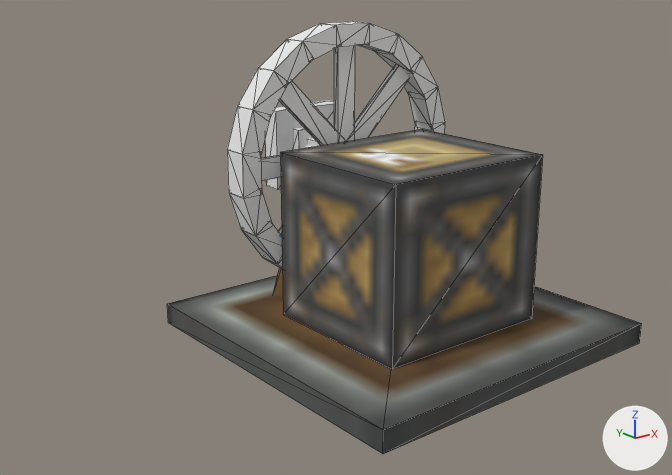
One commit to the OBJ model src/main/resources/assets/projectsteam_crafting/objmodels/spinning_wheel.obj: the scene before it, then after it.
One viewpoint serves both versions: a 50 mm lens placed at (-1.265, -2.409, 1.11), pointed at (0.361, -0.377, 0.297). Arrows for +X, +Y and +Z are at lower right; the lights stay in place. Mesh edges are drawn as thin lines. Where no turn or scale is listed for an object, it has been applied to the vertices. Vertices at the same position are counted once.

The first picture shows 'base', 'wheel'.
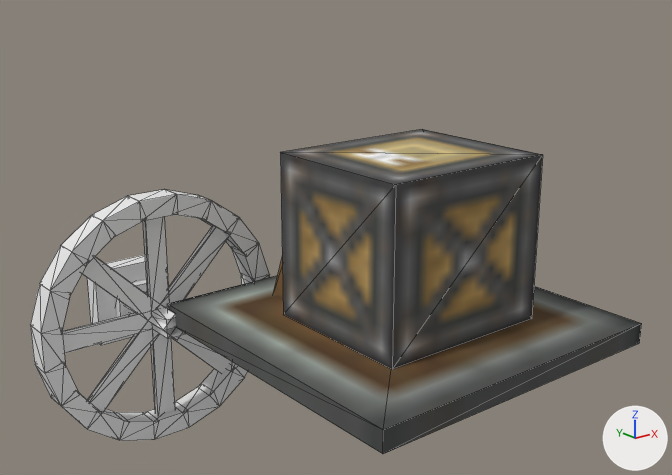
Location of each change, (x1, y1, x2, y2) in pixels of the pictures (672 x 475 px):
```json
{"object": "wheel", "change": "mesh moved", "before": [227, 21, 445, 269], "after": [30, 189, 270, 441]}
```

Scene script edits in JSON lines:
```json
{"block": "me_wheel", "where": "me_wheel.from_pydata(...)  # 240 vertices, 384 faces; spans x 0.108..0.896, y -0.346..-0.001, z 0.106..0.894"}
{"block": "me_wheel", "where": "# used by ob_wheel; location = (0.0, 0.0, 0.0)"}
{"block": "me_wheel", "change": "me_wheel part 1: the whole mesh is moved by (-0.5, 0.3, -0.5)"}
```
